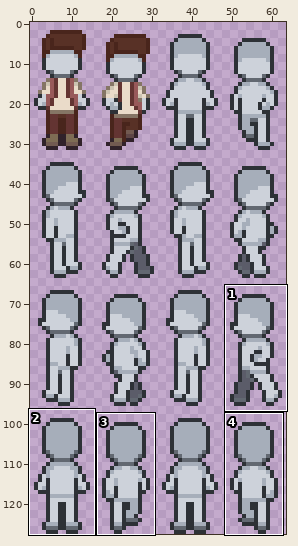
Pixel-art file -- assets/player/CharacterSprite.aseprite. Above, an overview of the earlier version with the close-up marked.
Close-up. Earlier state:
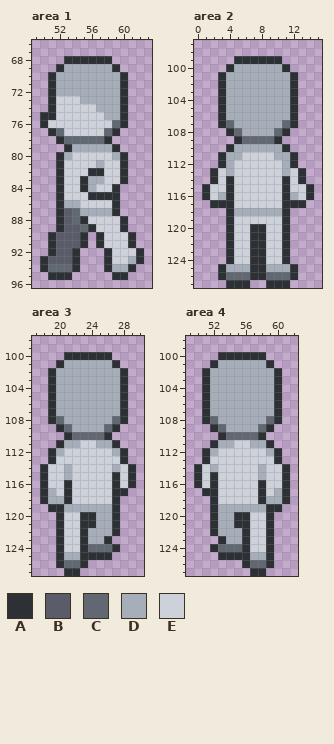
64x128 pixels, 1 frame. Shown: area 1: x 49..63, y 66..96; area 2: x 0..15, y 97..127; area 3: x 17..30, y 98..127; area 4: x 49..62, y 98..127. The commit also changed other parts of the picture, which this record leaves out.
Visible layers, top first: "Character_concept1", "dummy", "SkinTone3", "SkinTone2", "SkinTone1".
Palette (. is transparent): A #2d3136  B #5b5c69  C #626871  D #a6aeba  E #cdd2da
Pixels before, area 1, first column x 50:
68 ...AAAAAA....
69 ..ADDDDDDA...
70 .ADDDDDDDDA..
71 .ADDDDDDDDA..
72 .ADDDDDDDDA..
73 .AEEEDDDDDA..
74 .AEEEEEDDDA..
75 AAEEEEEEDDA..
76 AEEEEEEEECA..
77 .ACEEEEECA...
78 ..ACCCCCA....
79 ...ADDDDDA...
80 ..ADEEEEEDA..
81 ..AEEEEDEEA..
82 ..AEEEAAEEA..
83 ..AEEADDEEA..
84 ..AEEADEEA...
85 ..AEEEAAAA...
86 ..ADDEEEEA...
87 ..ABCDDDDA...
88 ..ABCAEEEEA..
89 ..ABBCAEEEA..
90 .ABBBA.AEEEA.
91 .ABBBA.AEEEA.
92 .ABBA...AEEEA
93 ABBBA...AEEDA
94 ACCCA...ADDA.
95 .AAA.....AA..
Pixels before, area 2, first column x 1:
 99 ....AAAAAA....
100 ...ADDDDDDA...
101 ..ADDDDDDDDA..
102 ..ADDDDDDDDA..
103 ..ADDDDDDDDA..
104 ..ADDDDDDDDA..
105 ..ADDDDDDDDA..
106 ..ADDDDDDDDA..
107 ..ACDDDDDDCA..
108 ...ACDDDDCA...
109 ....ACCCCA....
110 ...ADDDDDDA...
111 ..ADDEEEEDDA..
112 ..ADEEEEEEDA..
113 .AEDEEEEEEDEA.
114 .AEAEEEEEEAEA.
115 AEEAEEEEEEAEEA
116 AEDAEEEEEEADEA
117 .AAAEEEEEEAAA.
118 ...ADDDDDDA...
119 ...AEEEEEEA...
120 ...AEEAAEEA...
121 ...AEEAAEEA...
122 ...AEEAAEEA...
123 ...AEEAAEEA...
124 ...AEEAAEEA...
125 ..ADDDAADDDA..
126 ..ACCCAACCCA..
127 ...AAA..AAA...
Pixels before, area 3, first column x 18:
100 ...AAAAAA...
101 ..ADDDDDDA..
102 .ADDDDDDDDA.
103 .ADDDDDDDDA.
104 .ADDDDDDDDA.
105 .ADDDDDDDDA.
106 .ADDDDDDDDA.
107 .ADDDDDDDDA.
108 .ACDDDDDDCA.
109 ..ACDDDDCA..
110 ...ACCCCA...
111 ..ADDEEDDA..
112 .ADEEEEEEDA.
113 .AEEEEEEEEA.
114 AEEDEEEEEDEA
115 AEEDEEEEEAEA
116 AEEAEEEEEAEA
117 ADEAEEEEEAA.
118 ADDAEEEEEA..
119 .AADDDDDDA..
120 ..AEEAADDA..
121 ..AEEAADDA..
122 ..AEEADDDA..
123 ..AEEADDA...
124 ..AEEACCCA..
125 ..ADDAAAA...
126 ..ACCA......
127 ...AA.......
Pixels before, area 4, first column x 50:
100 ...AAAAAA...
101 ..ADDDDDDA..
102 .ADDDDDDDDA.
103 .ADDDDDDDDA.
104 .ADDDDDDDDA.
105 .ADDDDDDDDA.
106 .ADDDDDDDDA.
107 .ADDDDDDDDA.
108 .ACDDDDDDCA.
109 ..ACDDDDCA..
110 ...ACCCCA...
111 ..ADDEEDDA..
112 .ADEEEEEEDA.
113 .AEEEEEEEEA.
114 AEDEEEEEDEEA
115 AEAEEEEEDEEA
116 AEAEEEEEAEEA
117 .AAEEEEEAEDA
118 ..AEEEEEADDA
119 ..ADDDDDDAA.
120 ..ADDAAEEA..
121 ..ADDAAEEA..
122 ..ADDDAEEA..
123 ...ADDAEEA..
124 ..ACCCAEEA..
125 ...AAAADDA..
126 ......ACCA..
127 .......AA...
Now the later version:
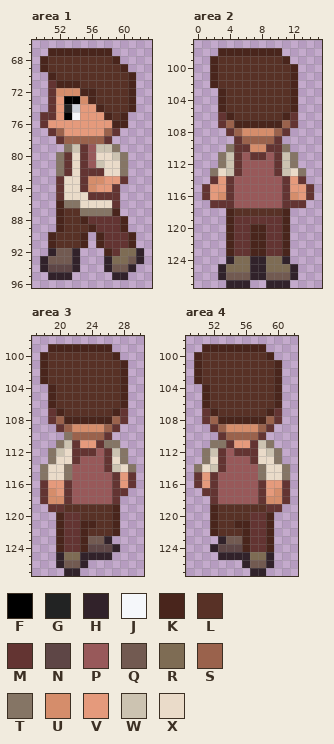
Colours new in this view: F #000000  G #222323  H #31222a  J #f5f7fa  K #49251c  L #583126  M #633432  N #5e4646  P #98595a  Q #725a51  R #7e6c54  S #9a624c  T #857565  U #d58d6b  V #e59a7c  W #ccc3b1  X #eadbc9
From old to new:
layer "SkinTone2" now hidden
layer "SkinTone3" now hidden
layer "dummy" now hidden
Changed rows in their new state; - is an unchanged pixel.
Area 1:
first column x 50:
67 -KKKKKKKK----
68 KLLLLLLLLK---
69 KLLLLLLLLLK--
70 -KLLLLLLLLLK-
71 -MKKKLLLLLLK-
72 -MUUUKKLLLLK-
73 -MVFFUKLLLLK-
74 -MVG-VVKLLLK-
75 MMVFJVVVKLK--
76 MVVVVVVVVKK--
77 -MSVVVVVSM---
78 --MSSSSSM----
79 ---TWMPWWT---
80 --TMXMPXXWT--
81 --TMXMPWXXT--
82 --TMXMMMXXT--
83 --MXXMUUVVM--
84 --MXXMUVVM---
85 --MXXXMMMM---
86 --KTTXXXXM---
87 --KLLTTTTK---
88 --KLLKMMMMK--
89 --KLLLKMMMK--
90 -KLLLK-KMMMK-
91 -KLLLK-KMMMK-
92 -HQQH---KMRRH
93 HQQQH---HRRQH
94 HNNNH---HQQH-
95 -HHH-----HH--
Area 2:
first column x 1:
 98 --KKKKKKKK----
 99 -KLLLLLLLLK---
100 -KLLLLLLLLLK--
101 -KLLLLLLLLLK--
102 -KLLLLLLLLLK--
103 --KLLLLLLLLK--
104 --KLLLLLLLLK--
105 --KLLLLLLLLK--
106 --MKLLLLLLKM--
107 --MSKKKKKKSM--
108 ---MSUUUUSM---
109 ----MSSSSM----
110 ---TMMUUMMT---
111 --TWMPMMPMWT--
112 --TWMPPPPMWT--
113 -TXWMPPPPMWXT-
114 -MVMPPPPPPMVM-
115 MVVMPPPPPPMVVM
116 MVUMPPPPPPMUVM
117 -MMMPPPPPPMMM-
118 ---KLLLLLLK---
119 ---KMMMMMMK---
120 ---KMMKKMMK---
121 ---KMMKKMMK---
122 ---KMMKKMMK---
123 ---KMMKKMMK---
124 ---HRRHHRRH---
125 --HRRRHHRRRH--
126 --HQQQHHQQQH--
127 ---HHH--HHH---
Area 3:
first column x 18:
 99 -KKKKKKKK---
100 KLLLLLLLLK--
101 KLLLLLLLLLK-
102 KLLLLLLLLLK-
103 KLLLLLLLLLK-
104 -KLLLLLLLLK-
105 -KLLLLLLLLK-
106 -KLLLLLLLLK-
107 -MKLLLLLLKM-
108 -MSKKKKKKSM-
109 --MSUUUUSM--
110 ---TSSSSM---
111 --TWMVVMTT--
112 -TWXMMMPMWT-
113 -TXXMPPPMXT-
114 TXXTPPPPMWXT
115 TXXTPPPPPMVM
116 MVVMPPPPPMVM
117 MUVMPPPPPMM-
118 MUUMPPPPPM--
119 -MMLLLLLLK--
120 --KMMLLLLK--
121 --KMMKKLLK--
122 --KMMKLLLK--
123 --KMMKQQH---
124 --KMMKNNNH--
125 --HRRHHHH---
126 --HQQH------
127 ---HH-------
Area 4:
first column x 50:
 99 -KKKKKKKK---
100 KLLLLLLLLK--
101 KLLLLLLLLLK-
102 KLLLLLLLLLK-
103 KLLLLLLLLLK-
104 -KLLLLLLLLK-
105 -KLLLLLLLLK-
106 -KLLLLLLLLK-
107 -MKLLLLLLKM-
108 -MSKKKKKKSM-
109 --MSUUUUSM--
110 ---MSSSSM---
111 --TTMVVMWT--
112 -TWMPMMMXWT-
113 -TXMPPPMXXT-
114 TXWMPPPPTXXT
115 MVMPPPPPTXXT
116 MVMPPPPPMVVM
117 -MMPPPPPMVUM
118 --MPPPPPMUUM
119 --KLLLLLLMM-
120 --KLLLLMMK--
121 --KLLKKMMK--
122 --KLLLKMMK--
123 ---HQQKMMK--
124 --HNNNKMMK--
125 ---HHHHRRH--
126 ------HQQH--
127 -------HH---
